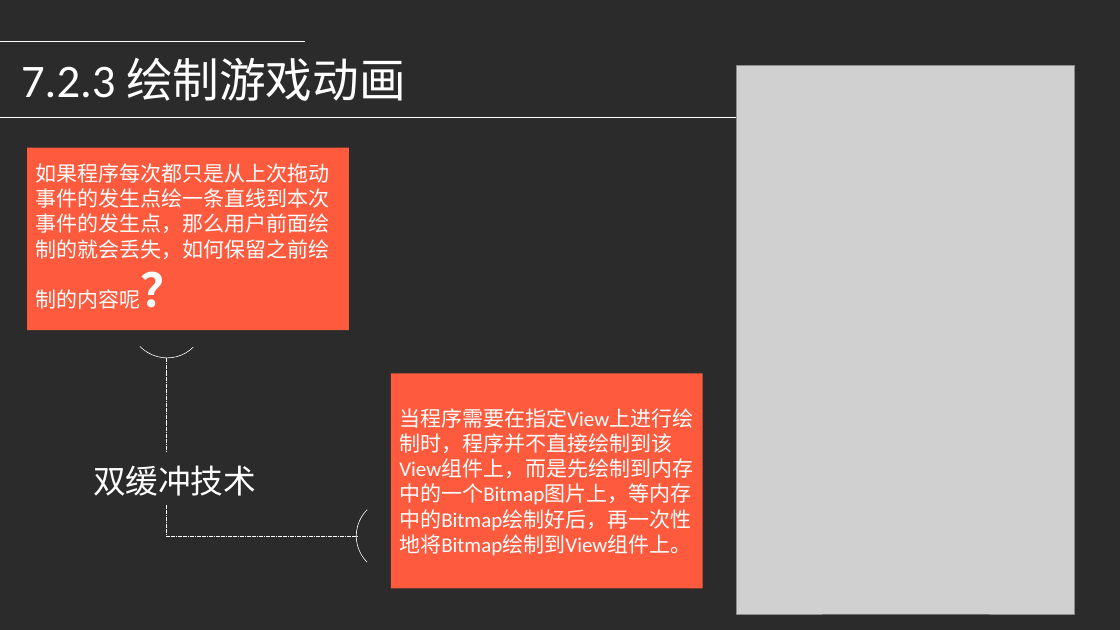
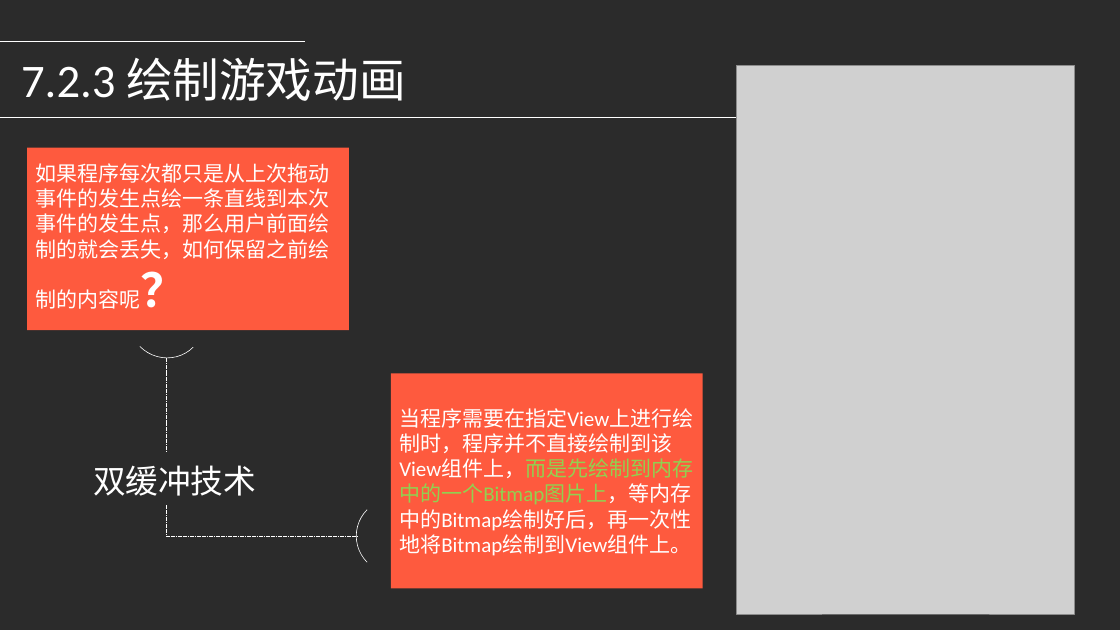
Before and after one commit to djuanbei/18Android1, a slide deck: slide 15 of ppt/ch7.pptx. Drawn at 1120x630 pixels with LibreOffice and Linux fonts; fonts in the diff are those of the drawing; grey boxes stand for pictures; background and template pictures are left out; a plain dark background stands for a picture behind light text. Boxes give left, top, right and bottom in pixels: in the first picture for what was removed or moved away, otherwise in the second. Text is boxed around its words. In the diff, an @@ line names an element or a change of style, - is before the commit and + after.

```diff
--- a/ppt/ch7.pptx
+++ b/ppt/ch7.pptx
@@ rectangle "当程序需要在指定View上进行绘制时，程序并不直接绘制到该View组件上，而是先绘制到内存中的一个Bitmap图片上，等 ..." at (391,374,702,589): text colour #FFFFFF to #92D050 in "当程序需要在指定View上进行绘制时，程序并不直接绘制到该View组件上，而是先绘制到内存中的一个Bitmap图片上，等 ..." @@
```
Also in this commit, not shown: 2 other slides changed, 2 other files.
